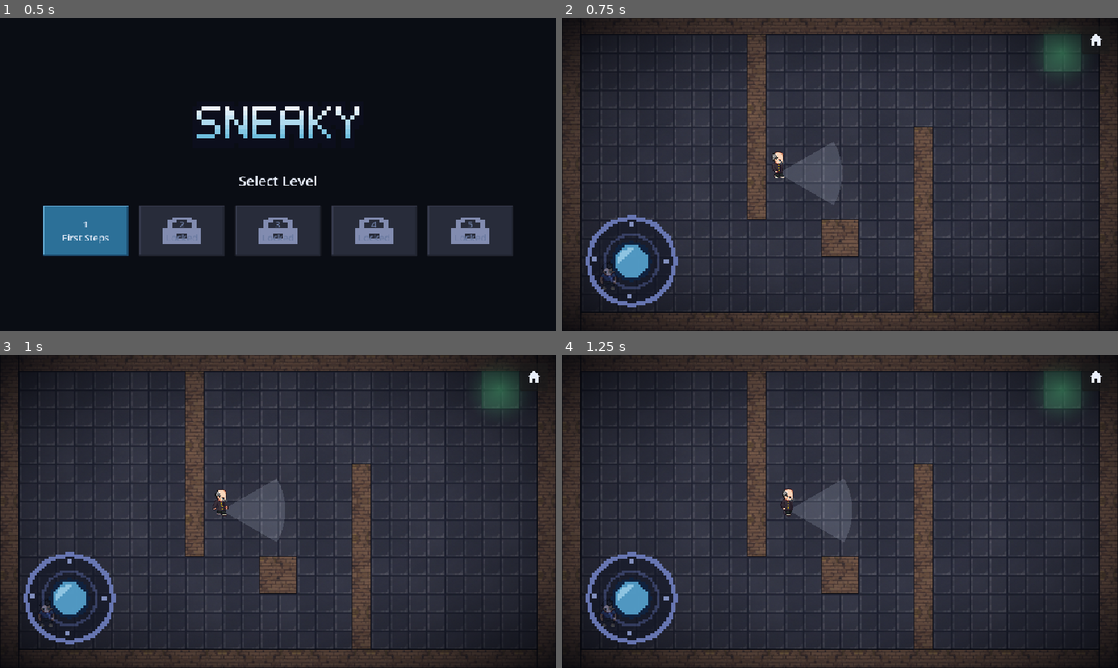
Above: before the commit, frames 1-4 (two rows, left to right).
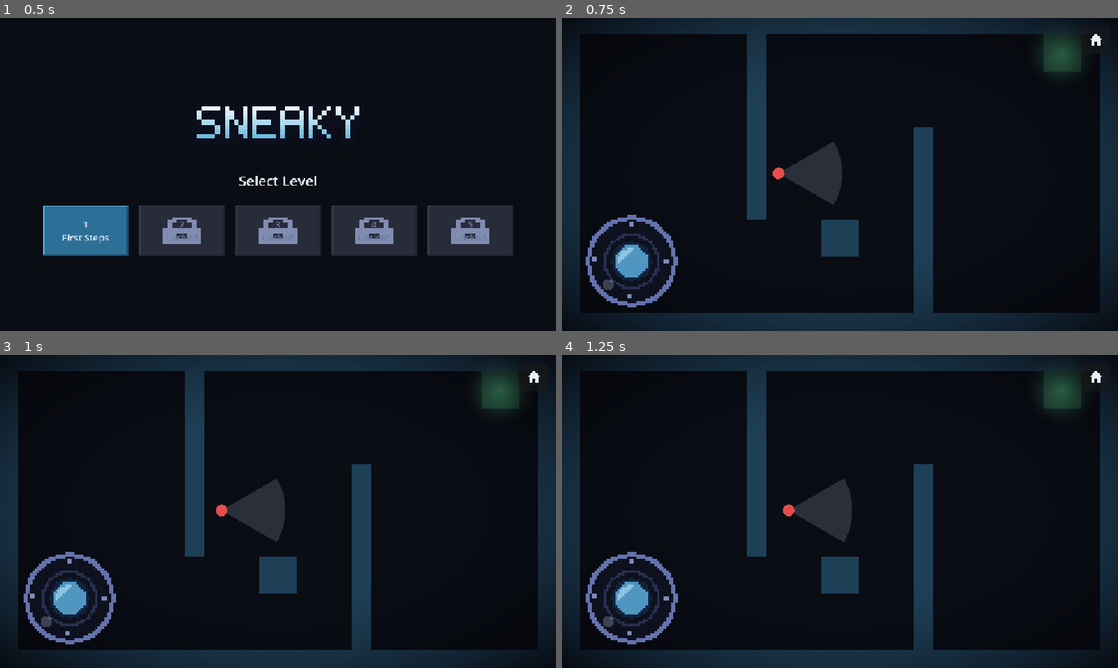
Above: after the commit, the same moments.

Repository: ckopp22/Sneaky
Game: Godot game, scene res://scenes/level_select.tscn
The game is run twice, just before and just after one commit, with the same random seed, the same clock (stepped at 60 frames per second) and the same inputs.
Inputs:
- Up to frame 1 (0.5 s): no input
- Up to frame 2 (0.75 s): click "1 First Steps" at 0.5 s
- Up to frame 3 (1 s): no input
- Up to frame 4 (1.25 s): no input

Frame 1 is identical in both runs. In frame 2, 84% of the frame differs, in the area x 0-100%, y 0-100%; in frame 3, 84%; in frame 4, 84%.

Commit message:
Revert sprite and tile art to placeholder shapes
Co-Authored-By: Claude Sonnet 5.5 <noreply@anthropic.com>

Diff:
--- a/assets/sprites/boy1.json
+++ /dev/null
@@ -1 +0,0 @@
-{"frame": [64, 64], "feet_y": 62, "rows": {"up": 8, "left": 9, "down": 10, "right": 11}, "walk": [1, 8]}
--- a/assets/sprites/boy2.json
+++ /dev/null
@@ -1 +0,0 @@
-{"frame": [64, 64], "feet_y": 62, "rows": {"up": 8, "left": 9, "down": 10, "right": 11}, "walk": [1, 8]}
--- a/assets/sprites/guard.json
+++ /dev/null
@@ -1 +0,0 @@
-{"frame": [64, 64], "feet_y": 62, "rows": {"up": 8, "left": 9, "down": 10, "right": 11}, "walk": [1, 8]}
--- a/scripts/character_sprites.gd
+++ /dev/null
@@ -1,51 +0,0 @@
-class_name CharacterSprites
-
-const DIRECTIONS: Array[String] = ["down", "up", "left", "right"]
-const DIR: String = "res://assets/sprites/"
-const FEET_Y: float = 10.0
-const FPS: float = 10.0
-
-
-static func create(character: String) -> AnimatedSprite2D:
-	var data: Dictionary = JSON.parse_string(FileAccess.get_file_as_string(DIR + character + ".json"))
-	var texture: Texture2D = load(DIR + character + ".png")
-	var frame: Array = data["frame"]
-	var frame_size := Vector2(frame[0], frame[1])
-	var rows: Dictionary = data["rows"]
-	var walk: Array = data["walk"]
-	var frames := SpriteFrames.new()
-	frames.remove_animation("default")
-	for direction: String in DIRECTIONS:
-		var row: int = int(rows[direction])
-		frames.add_animation(direction)
-		frames.set_animation_speed(direction, FPS)
-		for col: int in range(int(walk[0]), int(walk[1]) + 1):
-			frames.add_frame(direction, _frame(texture, col, row, frame_size))
-		frames.add_animation("idle_" + direction)
-		frames.add_frame("idle_" + direction, _frame(texture, 0, row, frame_size))
-	var sprite := AnimatedSprite2D.new()
-	sprite.sprite_frames = frames
-	sprite.animation = "idle_down"
-	sprite.texture_filter = CanvasItem.TEXTURE_FILTER_NEAREST
-	sprite.position = Vector2(0.0, FEET_Y - (float(data["feet_y"]) - frame_size.y / 2.0))
-	return sprite
-
-
-static func direction_name(vector: Vector2, current: String = "") -> String:
-	var horizontal: bool = absf(vector.x) > absf(vector.y)
-	if current != "":
-		var was_horizontal: bool = current == "left" or current == "right"
-		if was_horizontal:
-			horizontal = absf(vector.x) * Config.TURN_HYSTERESIS > absf(vector.y)
-		else:
-			horizontal = absf(vector.x) > absf(vector.y) * Config.TURN_HYSTERESIS
-	if horizontal:
-		return "right" if vector.x > 0.0 else "left"
-	return "down" if vector.y > 0.0 else "up"
-
-
-static func _frame(texture: Texture2D, col: int, row: int, frame_size: Vector2) -> AtlasTexture:
-	var atlas := AtlasTexture.new()
-	atlas.atlas = texture
-	atlas.region = Rect2(Vector2(col, row) * frame_size, frame_size)
-	return atlas
--- a/scripts/config.gd
+++ b/scripts/config.gd
@@ -5,13 +5,11 @@
 const PLAYER_RADIUS: float = 10.0
 const PLAYER_ACCEL: float = 900.0
 const PLAYER_FRICTION: float = 1100.0
-const TURN_HYSTERESIS: float = 1.4
-const LEAN_ANGLE: float = 0.14
 const JOYSTICK_RADIUS: float = 44.0
 const JOYSTICK_DEADZONE: float = 0.15
 
 const BACKGROUND_COLOR: Color = Color(0.04, 0.05, 0.08)
-const WALL_OUTLINE_COLOR: Color = Color(0.02, 0.03, 0.06, 0.7)
+const WALL_COLOR: Color = Color(0.12, 0.25, 0.34)
 const GOAL_COLOR: Color = Color(0.43, 1.0, 0.67, 0.2)
 const PLAYER_COLOR: Color = Color(0.85, 0.9, 1.0)
 
--- a/scripts/guard.gd
+++ b/scripts/guard.gd
@@ -8,14 +8,6 @@
 var _next: int = 1
 var _step_dir: int = 1
 var _pause_left: float = 0.0
-var _sprite: AnimatedSprite2D
-var _direction: String = "down"
-
-
-func _ready() -> void:
-	bubble_y = -66.0
-	_sprite = CharacterSprites.create("guard")
-	add_child(_sprite)
 
 
 func setup(data: Dictionary, tile: float) -> void:
@@ -31,8 +23,7 @@
 
 
 func _update_state(delta: float) -> void:
-	_direction = CharacterSprites.direction_name(facing, _direction)
-	_sprite.play(_direction if _patrol(delta) else "idle_" + _direction)
+	_patrol(delta)
 
 
 func _patrol(delta: float) -> bool:
@@ -53,3 +44,7 @@
 	facing = to_goal.normalized()
 	position += facing * step
 	return true
+
+
+func _draw_body() -> void:
+	draw_circle(Vector2.ZERO, Config.GUARD_RADIUS, Config.GUARD_COLOR)
--- a/scripts/level.gd
+++ b/scripts/level.gd
@@ -4,8 +4,6 @@
 signal goal_reached
 signal player_spotted
 
-const FLOOR_TEXTURE: Texture2D = preload("res://assets/tiles/floor.png")
-const WALL_TEXTURE: Texture2D = preload("res://assets/tiles/wall.png")
 const GOAL_GLOW: Texture2D = preload("res://assets/ui/graphics/goal_glow.png")
 const GUARD_SCENE: PackedScene = preload("res://scenes/guard.tscn")
 const LIGHT_SCENE: PackedScene = preload("res://scenes/light.tscn")
@@ -91,9 +89,7 @@
 
 
 func _draw() -> void:
-	draw_texture_rect(FLOOR_TEXTURE, Rect2(Vector2.ZERO, map_size), true)
 	for wall: Rect2 in _walls:
-		draw_texture_rect(WALL_TEXTURE, wall, true)
-		draw_rect(wall, Config.WALL_OUTLINE_COLOR, false, 2.0)
+		draw_rect(wall, Config.WALL_COLOR)
 	draw_texture_rect(GOAL_GLOW, _goal.grow(32.0), false)
 	draw_rect(_goal, Config.GOAL_COLOR)
--- a/scripts/player.gd
+++ b/scripts/player.gd
@@ -6,12 +6,7 @@
 const UP_KEYS: Array[Key] = [KEY_W, KEY_UP]
 const DOWN_KEYS: Array[Key] = [KEY_S, KEY_DOWN]
 
-@export var character: String = "boy1"
-
 var joystick_vector: Vector2 = Vector2.ZERO
-
-var _sprite: AnimatedSprite2D
-var _direction: String = "down"
 
 @onready var _shape: CollisionShape2D = $CollisionShape2D
 
@@ -21,8 +16,6 @@
 	motion_mode = CharacterBody2D.MOTION_MODE_FLOATING
 	collision_layer = 1
 	collision_mask = Config.WALL_LAYER
-	_sprite = CharacterSprites.create(character)
-	add_child(_sprite)
 	(_shape.shape as CircleShape2D).radius = Config.PLAYER_RADIUS
 
 
@@ -33,12 +26,6 @@
 	var rate: float = Config.PLAYER_ACCEL if direction != Vector2.ZERO else Config.PLAYER_FRICTION
 	velocity = velocity.move_toward(direction * Config.PLAYER_SPEED, rate * delta)
 	move_and_slide()
-	if direction != Vector2.ZERO:
-		_direction = CharacterSprites.direction_name(direction, _direction)
-		_sprite.play(_direction)
-	else:
-		_sprite.play("idle_" + _direction)
-	_update_lean(direction, delta)
 
 
 func set_joystick_vector(vector: Vector2) -> void:
@@ -58,8 +45,5 @@
 	return false
 
 
-func _update_lean(direction: Vector2, delta: float) -> void:
-	var target: float = 0.0
-	if (_direction == "up" or _direction == "down") and absf(direction.y) > 0.01:
-		target = clampf(direction.x / absf(direction.y), -1.0, 1.0) * Config.LEAN_ANGLE
-	_sprite.rotation = lerp_angle(_sprite.rotation, target, minf(1.0, 12.0 * delta))
+func _draw() -> void:
+	draw_circle(Vector2.ZERO, Config.PLAYER_RADIUS, Config.PLAYER_COLOR)
Binary file removed: assets/sprites/boy1.png
Not shown, removed: assets/sprites/boy1.png.import
Binary file removed: assets/sprites/boy2.png
Not shown, removed: assets/sprites/boy2.png.import
Binary file removed: assets/sprites/guard.png
Not shown, removed: assets/sprites/guard.png.import
Binary file removed: assets/tiles/floor.png
Not shown, removed: assets/tiles/floor.png.import
Binary file removed: assets/tiles/wall.png
Not shown, removed: assets/tiles/wall.png.import
Not shown, removed: scripts/character_sprites.gd.uid
Not shown, changed: docs/index.html
(and 1 more such lines)
